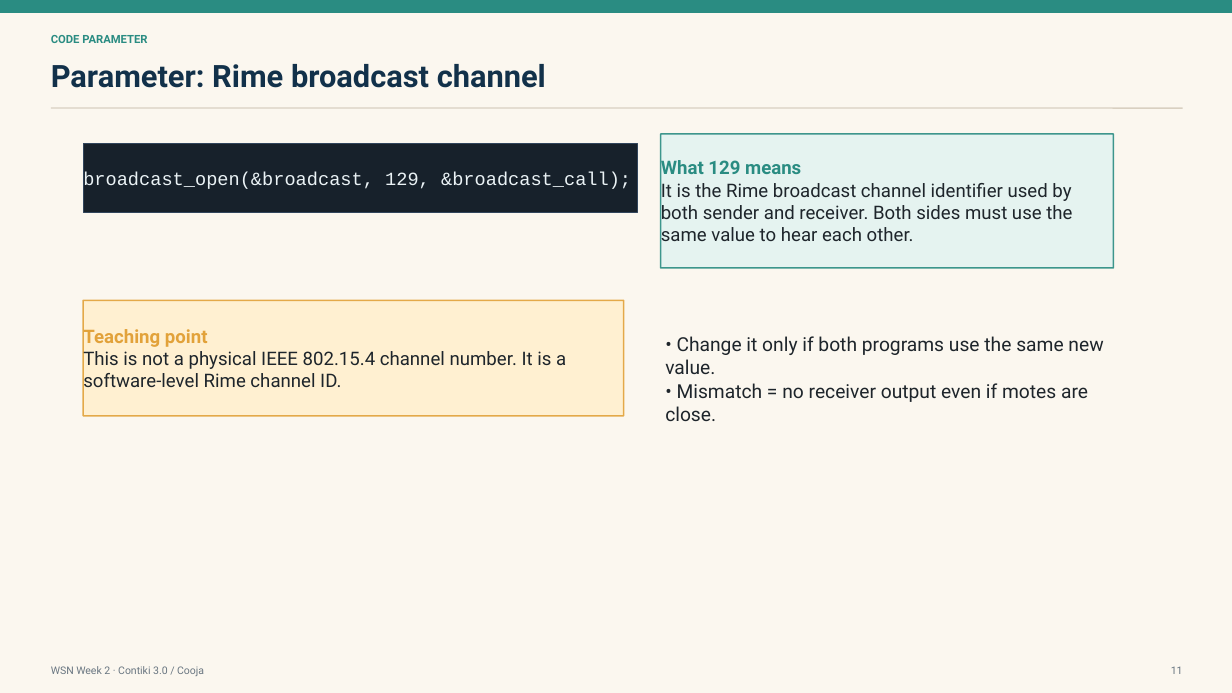
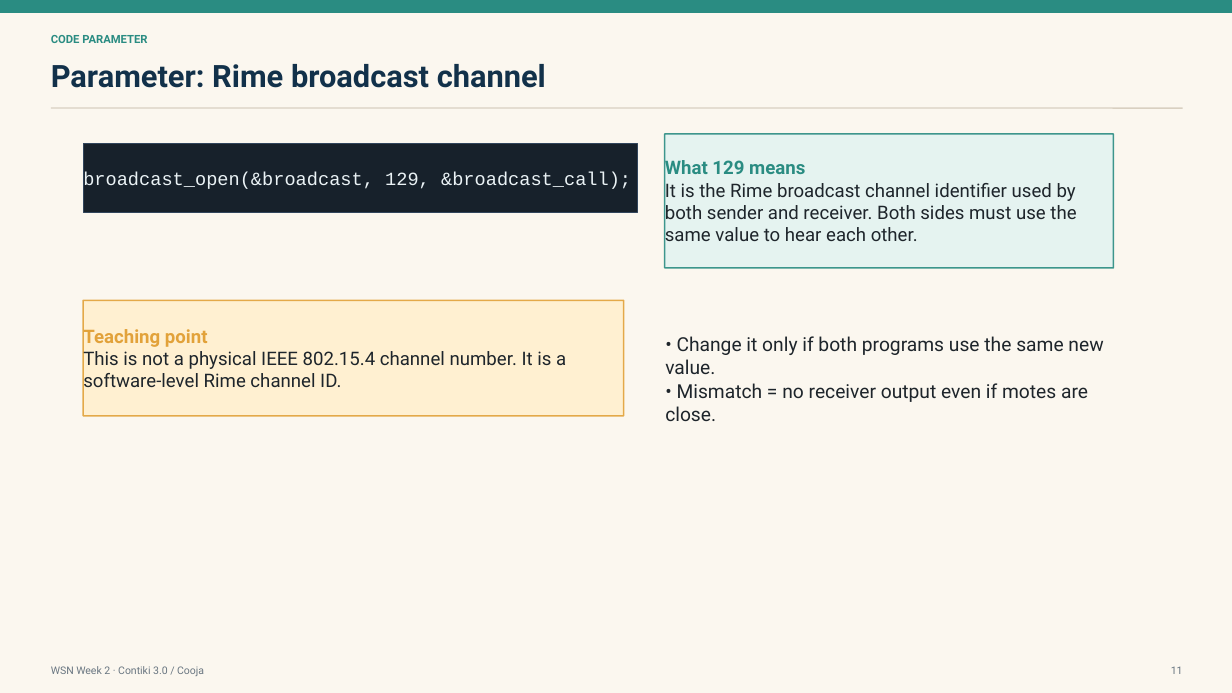
Before and after one commit to AkdenizOS/CSE-427-Wireless-Sensor-Networks, a slide deck: slide 10 of resources/2026-2027-fall/week2_cooja_radio_lab_contiki3.pptx. Drawn at 1232x693 pixels with LibreOffice and Linux fonts; fonts in the diff are those of the drawing. Boxes give left, top, right and bottom in pixels: in the first picture for what was removed or moved away, otherwise in the second. Text is boxed around its words. In the diff, an @@ line names an element or a change of style, - is before the commit and + after.

```diff
--- a/resources/2026-2027-fall/week2_cooja_radio_lab_contiki3.pptx
+++ b/resources/2026-2027-fall/week2_cooja_radio_lab_contiki3.pptx
@@ rectangle "What 129 means It is ...": place and size @@
-rectangle "What 129 means It is ..." at [661, 134, 1114, 268]
+rectangle "What 129 means It is ..." at [665, 134, 1114, 268]
```
Also in this commit, not shown: 1 other slide changed, 28 other files.
